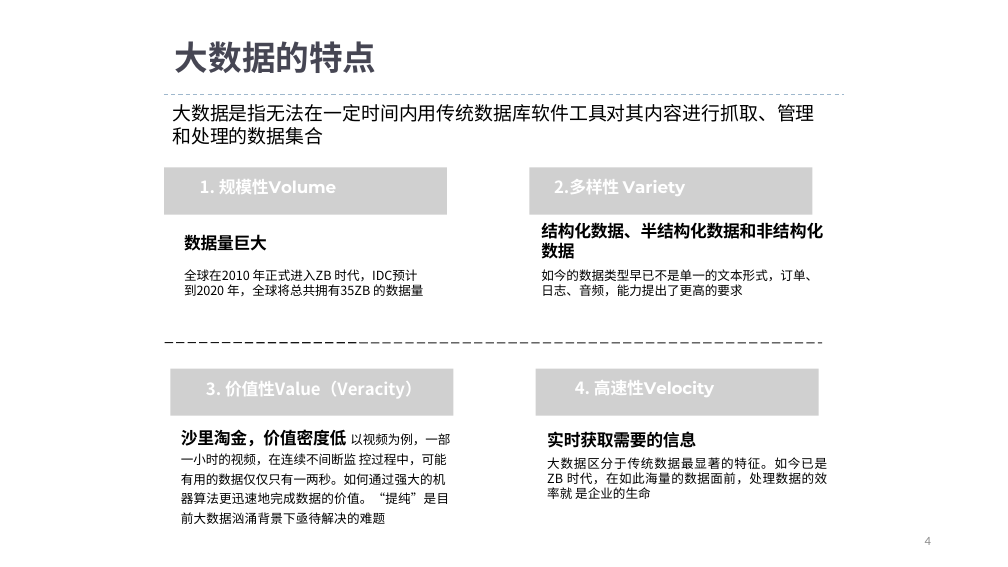
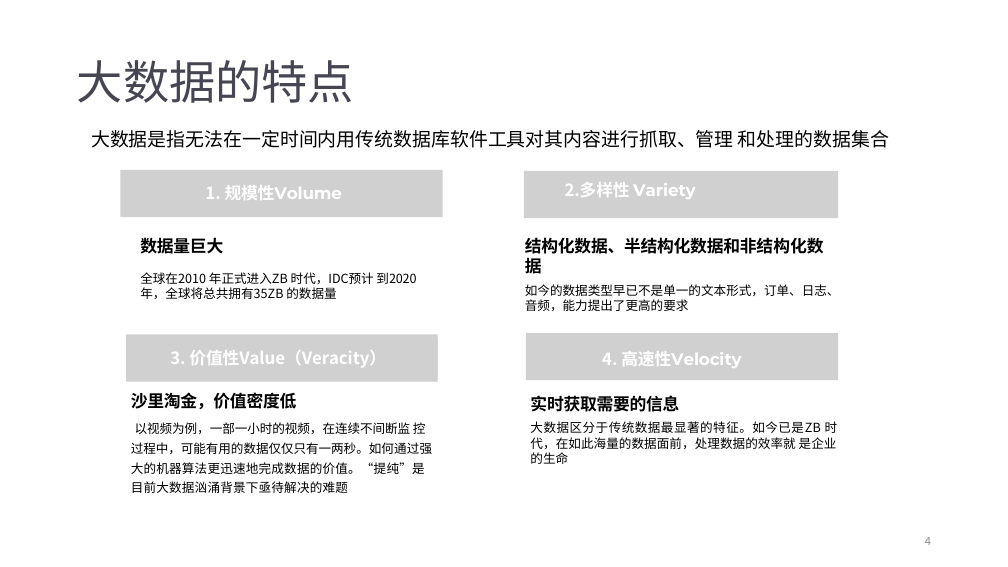
Before and after one commit to prm10/paper, a slide deck: slide 4 of presentation/big data.pptx. Drawn at 1008x567 pixels with LibreOffice and Linux fonts; fonts in the diff are those of the drawing; grey boxes stand for pictures. Boxes give left, top, right and bottom in pixels: in the first picture for what was removed or moved away, otherwise in the second. Text is boxed around its words. In the diff, an @@ line names an element or a change of style, - is before the commit and + after.

```diff
--- a/presentation/big data.pptx
+++ b/presentation/big data.pptx
@@ title "大数据的特点": place and size @@
-title "大数据的特点" at <box>175,41,377,73</box>
+title "大数据的特点" at <box>77,60,354,103</box>
@@ title "大数据的特点" at <box>77,60,354,103</box>: size 32 to 44 pt, bold off; indent changed; line spacing 1 to 0.9; vertical alignment top to middle @@
@@ freeform shape removed at <box>164,95,845,95</box> @@
@@ text "大数据是指无法在一定时间内用传统数据库软件工具对其内容进行抓取、管理 和处理的数据集合" rewrapped from <box>172,104,815,145</box> to <box>91,130,889,148</box> @@
@@ picture: place and size @@
-picture at <box>164,167,447,214</box>
+picture at <box>120,170,442,217</box>
@@ picture: place and size @@
-picture at <box>529,167,812,214</box>
+picture at <box>524,171,839,218</box>
@@ text "1. 规模性Volume": place and size @@
-text "1. 规模性Volume" at <box>200,179,336,194</box>
+text "1. 规模性Volume" at <box>205,185,342,200</box>
@@ text "2.多样性 Variety": place and size @@
-text "2.多样性 Variety" at <box>554,179,685,196</box>
+text "2.多样性 Variety" at <box>565,182,695,199</box>
@@ text "数据量巨大": place and size @@
-text "数据量巨大" at <box>184,234,267,251</box>
+text "数据量巨大" at <box>140,237,223,254</box>
@@ text at <box>525,237,840,311</box>: spaces changed @@
-结构化数据、半结构化数据和非结构化 数据
-如今的数据类型早已不是单一的文本形式，订单、 日志、音频，能力提出了更高的要求
+结构化数据、半结构化数据和非结构化数据
+如今的数据类型早已不是单一的文本形式，订单、日志、音频，能力提出了更高的要求
@@ text "全球在2010 年正式进入ZB 时代，IDC预计 到2020 年，全球将总共拥有35ZB ..." rewrapped from <box>184,269,423,296</box> to <box>140,272,416,299</box> @@
@@ picture: place and size @@
-picture at <box>170,369,453,416</box>
+picture at <box>126,334,438,381</box>
@@ picture added at <box>126,337,438,379</box> @@
@@ freeform shape removed at <box>165,343,823,343</box> @@
@@ text "3. 价值性Value（Veracity）": place and size @@
-text "3. 价值性Value（Veracity）" at <box>206,381,422,398</box>
+text "3. 价值性Value（Veracity）" at <box>170,350,386,367</box>
@@ picture: place and size @@
-picture at <box>536,369,819,416</box>
+picture at <box>526,333,839,380</box>
@@ text "4. 高速性Velocity": place and size @@
-text "4. 高速性Velocity" at <box>575,380,714,397</box>
+text "4. 高速性Velocity" at <box>602,351,741,368</box>
@@ text at <box>131,392,433,493</box>: text changed @@
-沙里淘金，价值密度低 以视频为例，一部一小时的视频，在连续不间断监 控过程中，可能有用的数据仅仅只有一两秒。如何通过强大的机器算法更迅速地完成数据的价值。“提纯”是目前大数据汹涌背景下亟待解决的难题
+沙里淘金，价值密度低
+以视频为例，一部一小时的视频，在连续不间断监 控过程中，可能有用的数据仅仅只有一两秒。如何通过强大的机器算法更迅速地完成数据的价值。“提纯”是目前大数据汹涌背景下亟待解决的难题
@@ text "实时获取需要的信息" rewrapped from <box>547,431,827,499</box> to <box>530,395,838,464</box> @@
```
Also in this commit, not shown: 7 other slides changed, 1 slide added, 4 other files.
